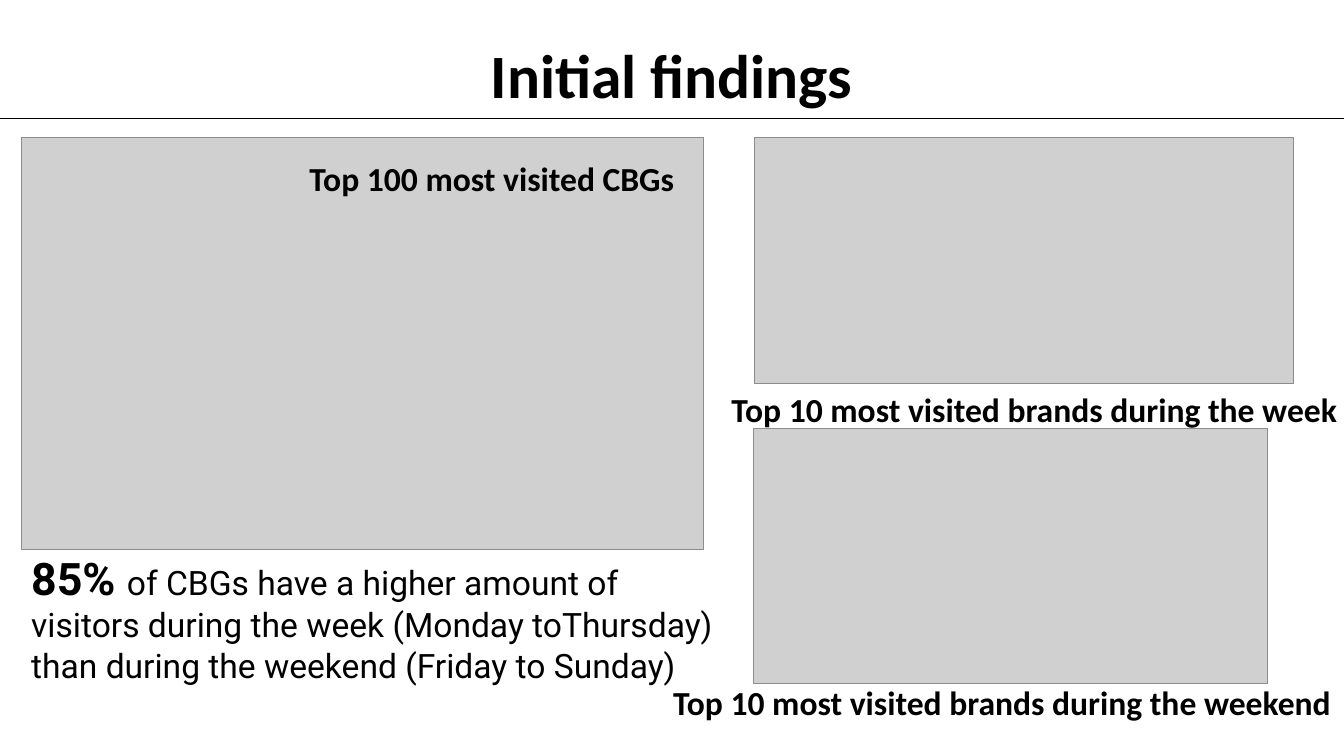
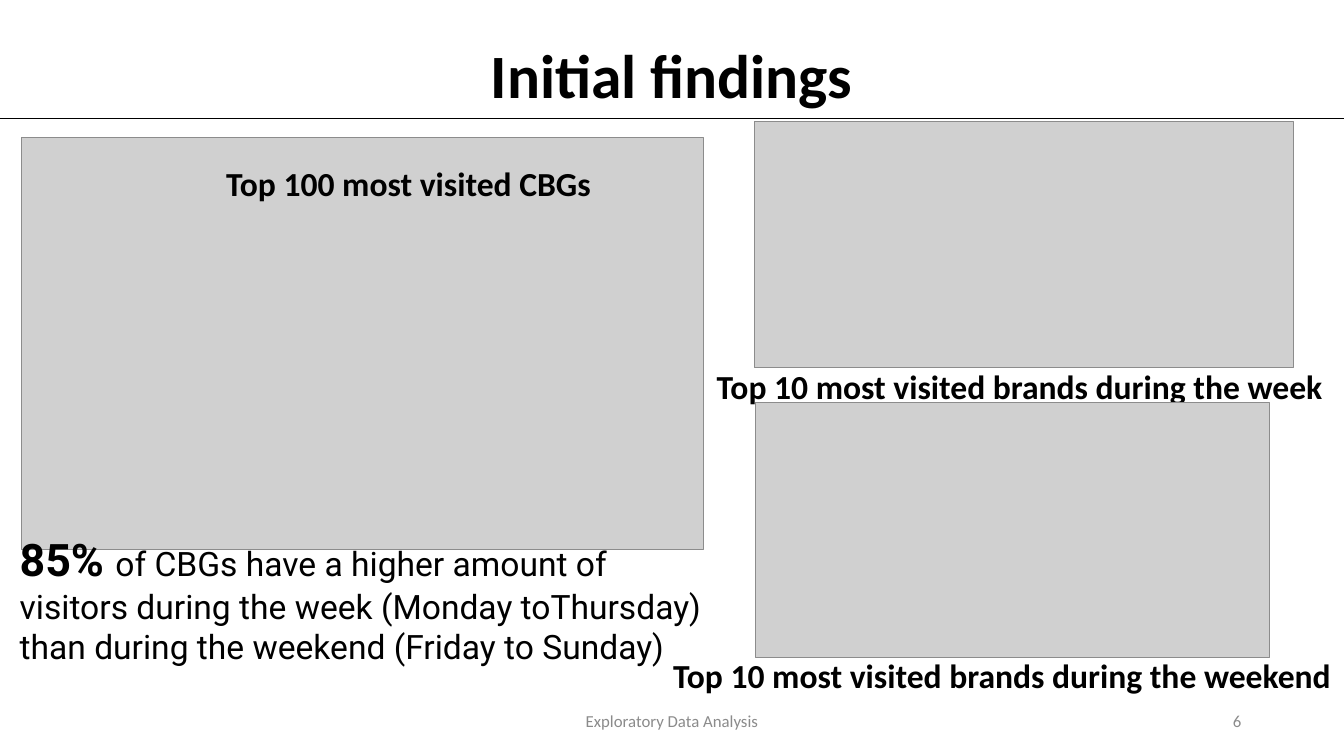
Before and after one commit to Crosita/Capstone-Project-1, a slide deck: slide 6 of Capstone Project 1- presentation.pptx (slide 5 before the commit). Drawn at 1344x756 pixels with LibreOffice and Linux fonts; fonts in the diff are those of the drawing; grey boxes stand for pictures; background and template pictures are left out. Boxes give left, top, right and bottom in pixels: in the first picture for what was removed or moved away, otherwise in the second. Text is boxed around its words. In the diff, an @@ line names an element or a change of style, - is before the commit and + after.

```diff
--- a/Capstone Project 1- presentation.pptx
+++ b/Capstone Project 1- presentation.pptx
@@ picture: place and size @@
-picture at bbox=[754, 138, 1294, 384]
+picture at bbox=[754, 121, 1294, 367]
@@ text "Top 100 most visited CBGs": place and size @@
-text "Top 100 most visited CBGs" at bbox=[309, 167, 674, 197]
+text "Top 100 most visited CBGs" at bbox=[226, 172, 590, 202]
@@ text "Top 10 most visited brands ...": place and size @@
-text "Top 10 most visited brands ..." at bbox=[731, 398, 1337, 431]
+text "Top 10 most visited brands ..." at bbox=[717, 375, 1323, 408]
@@ picture: place and size @@
-picture at bbox=[754, 429, 1268, 683]
+picture at bbox=[755, 403, 1269, 657]
@@ text "85% of CBGs have a ..." rewrapped from bbox=[31, 562, 712, 686] to bbox=[20, 535, 701, 667] @@
@@ text "Top 10 most visited brands ...": place and size @@
-text "Top 10 most visited brands ..." at bbox=[673, 691, 1331, 721]
+text "Top 10 most visited brands ..." at bbox=[673, 664, 1331, 694]
@@ text added at bbox=[586, 715, 758, 730], 12 pt, text #8C8C8C @@
+Exploratory Data Analysis
@@ page number added at bbox=[1233, 716, 1241, 727], 12 pt, text #8C8C8C @@
+6
```
Also in this commit, not shown: 5 other slides changed, 6 slides added.
